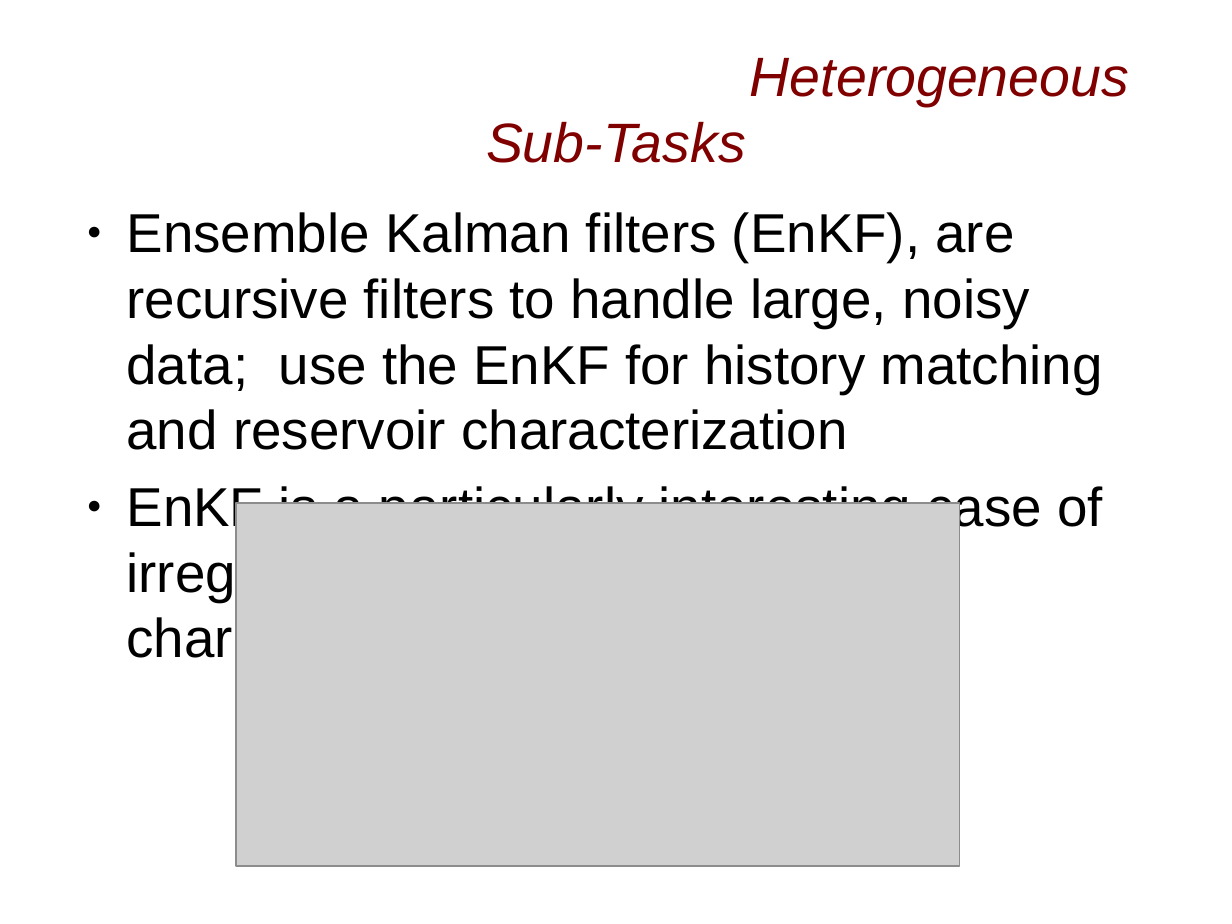
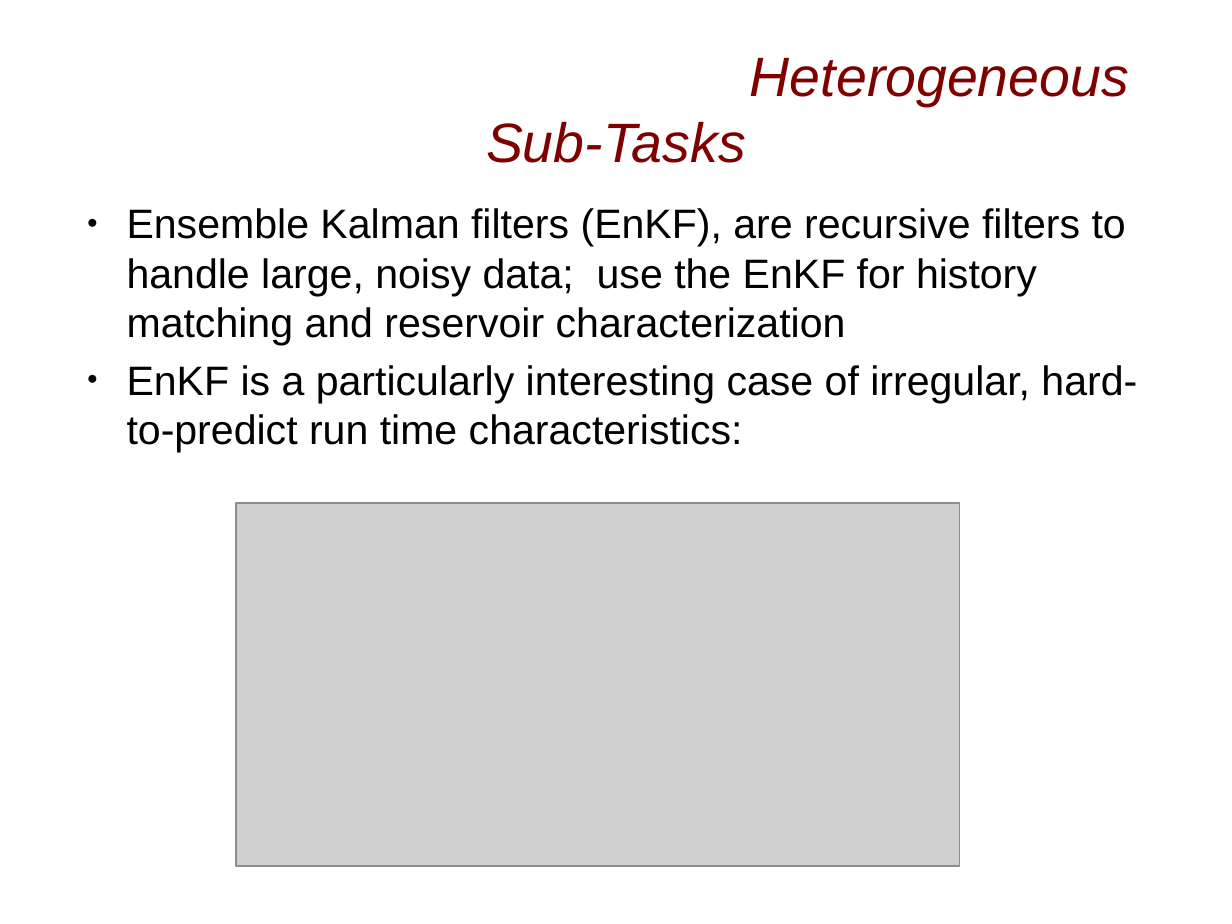
Before and after one commit to saga-project/saga-cpp-legacy-projects, a slide deck: slide 23 of papers/tg11-dare/XD-TALK/PSC-workshop.pptx. Drawn at 1232x924 pixels with LibreOffice and Linux fonts; fonts in the diff are those of the drawing; grey boxes stand for pictures. Boxes give left, top, right and bottom in pixels: in the first picture for what was removed or moved away, otherwise in the second. Text is boxed around its words. In the diff, an @@ line names an element or a change of style, - is before the commit and + after.

```diff
--- a/papers/tg11-dare/XD-TALK/PSC-workshop.pptx
+++ b/papers/tg11-dare/XD-TALK/PSC-workshop.pptx
@@ text "Ensemble Kalman filters (EnKF), are ..." at (x1=127, y1=208, x2=1137, y2=452): size 32 to 24 pt; less space between paragraphs @@
```
Also in this commit, not shown: 6 other slides changed.
